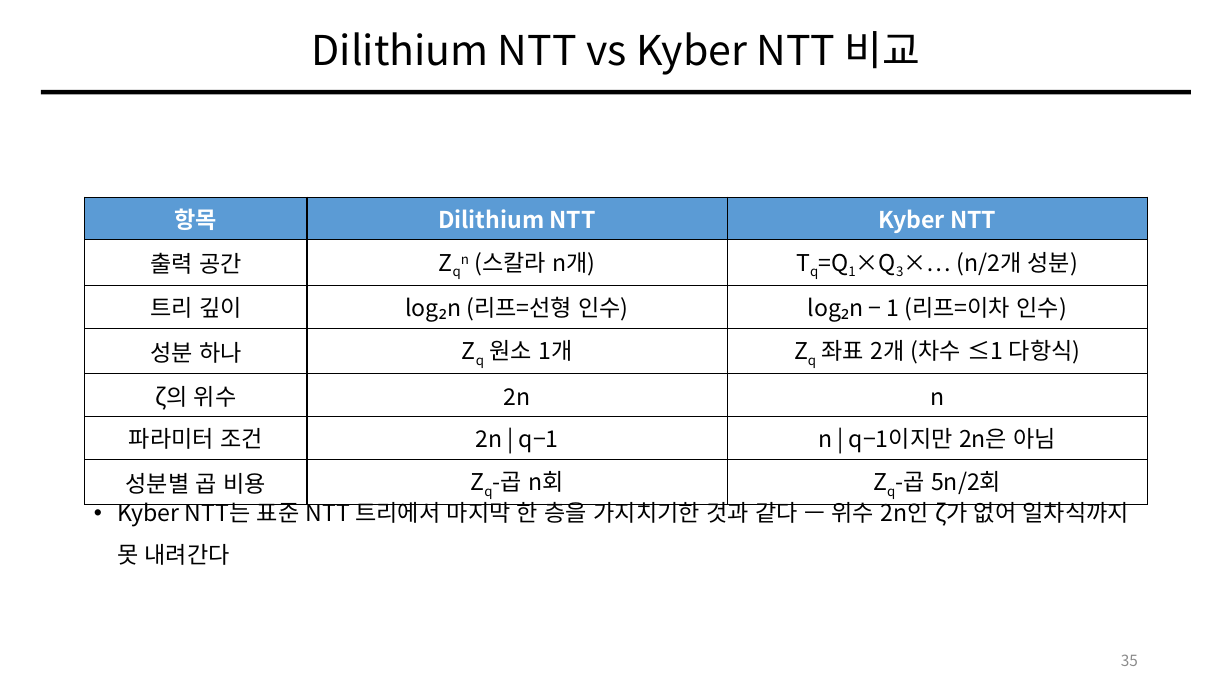
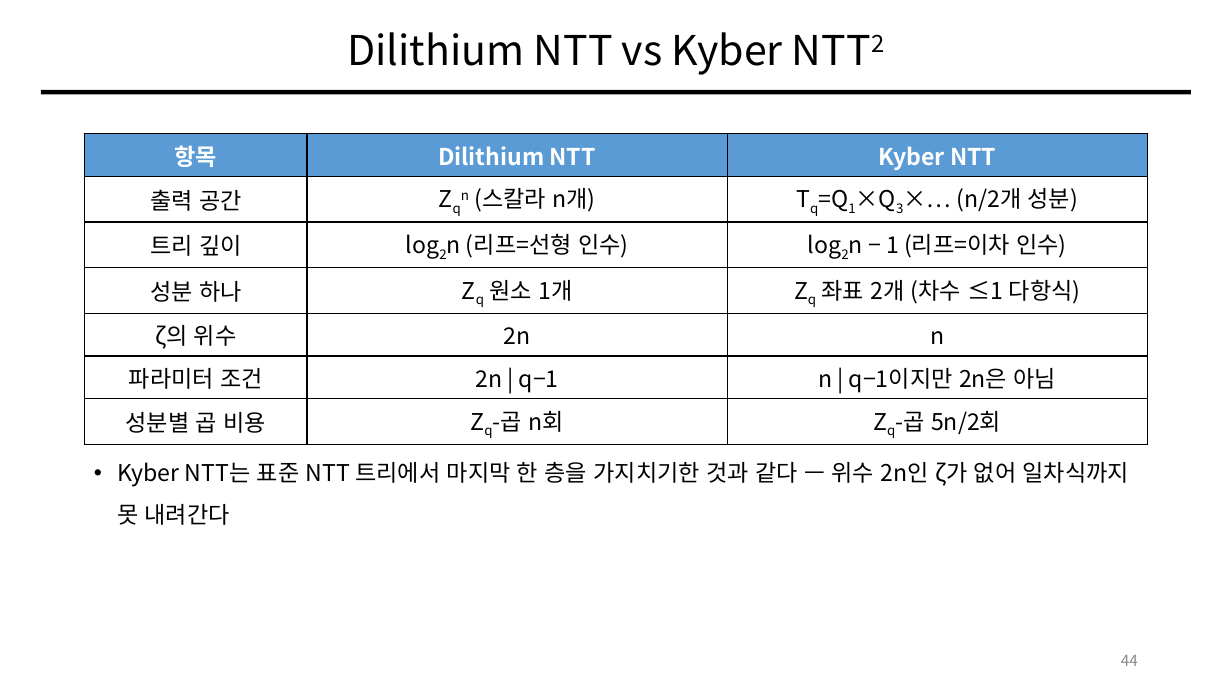
Before and after one commit to giyuubin/PQC, a slide deck: slide 44 of presentation/0828_13_Number-Theoretic-Transform.pptx (slide 35 before the commit). Drawn at 1232x693 pixels with LibreOffice and Linux fonts; fonts in the diff are those of the drawing. Boxes give left, top, right and bottom in pixels: in the first picture for what was removed or moved away, otherwise in the second. Text is boxed around its words. In the diff, an @@ line names an element or a change of style, - is before the commit and + after.

```diff
--- a/presentation/0828_13_Number-Theoretic-Transform.pptx
+++ b/presentation/0828_13_Number-Theoretic-Transform.pptx
@@ title at (347, 32, 783, 75): text changed @@
-Dilithium NTT vs Kyber NTT 비교
+Dilithium NTT vs Kyber NTT2
@@ table at (85, 134, 1149, 442) @@
-row 3, column 2: log₂n (리프=선형 인수)
+row 3, column 2: log2n (리프=선형 인수)
-row 3, column 3: log₂n − 1 (리프=이차 인수)
+row 3, column 3: log2n − 1 (리프=이차 인수)
@@ table: place and size @@
-table at (85, 197, 1149, 503)
+table at (85, 134, 1149, 442)
@@ text "Kyber NTT는 표준 NTT 트리에서 ..." rewrapped from (117, 498, 1129, 565) to (117, 462, 1129, 525) @@
@@ page number at (1121, 655, 1138, 666): text changed @@
-35
+44
```
Also in this commit, not shown: 32 other slides changed, 9 slides added.
